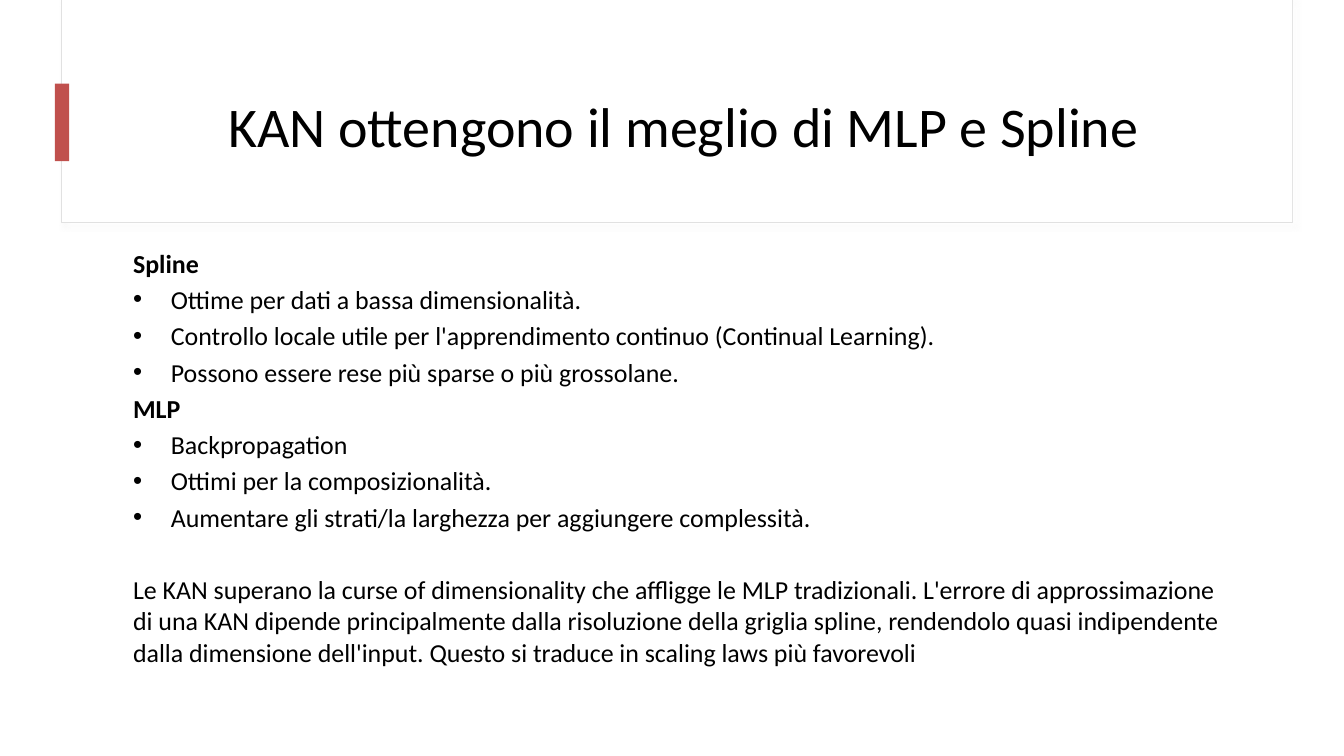
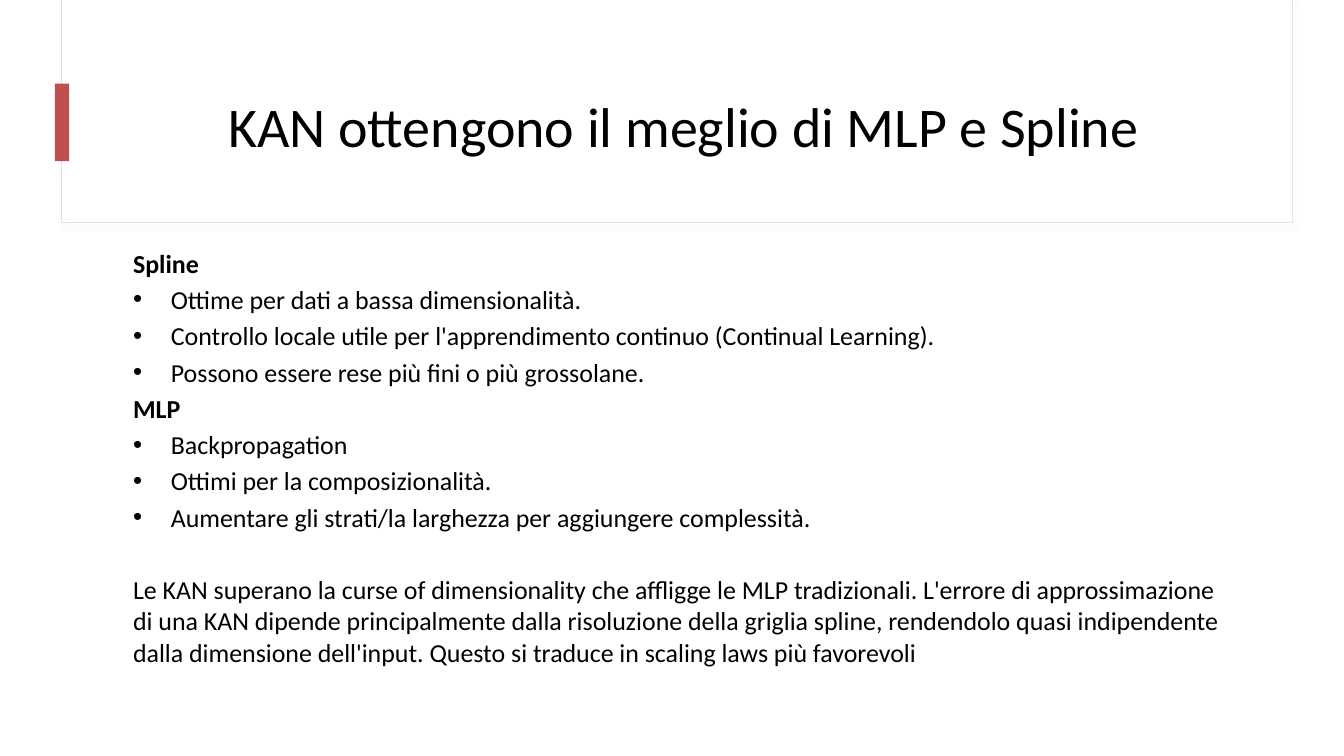
Before and after one commit to mtomas03/Thesis_Paper, a slide deck: slide 12 of Presentation.pptx. Drawn at 1344x756 pixels with LibreOffice and Linux fonts; fonts in the diff are those of the drawing. Boxes give left, top, right and bottom in pixels: in the first picture for what was removed or moved away, otherwise in the second. Text is boxed around its words. In the diff, an @@ line names an element or a change of style, - is before the commit and + after.

Commit message:
Modified Presentation and Speech.

```diff
--- a/Presentation.pptx
+++ b/Presentation.pptx
@@ text at (171, 364, 645, 387): text changed @@
-• Possono essere rese più sparse o più grossolane.
+• Possono essere rese più fini o più grossolane.
```
Also in this commit, not shown: 1 other file.
